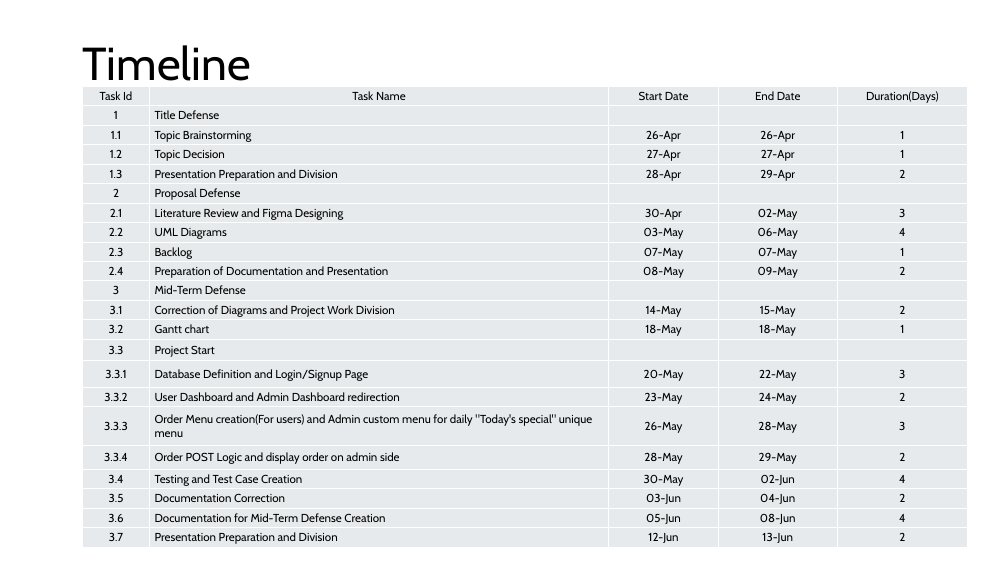
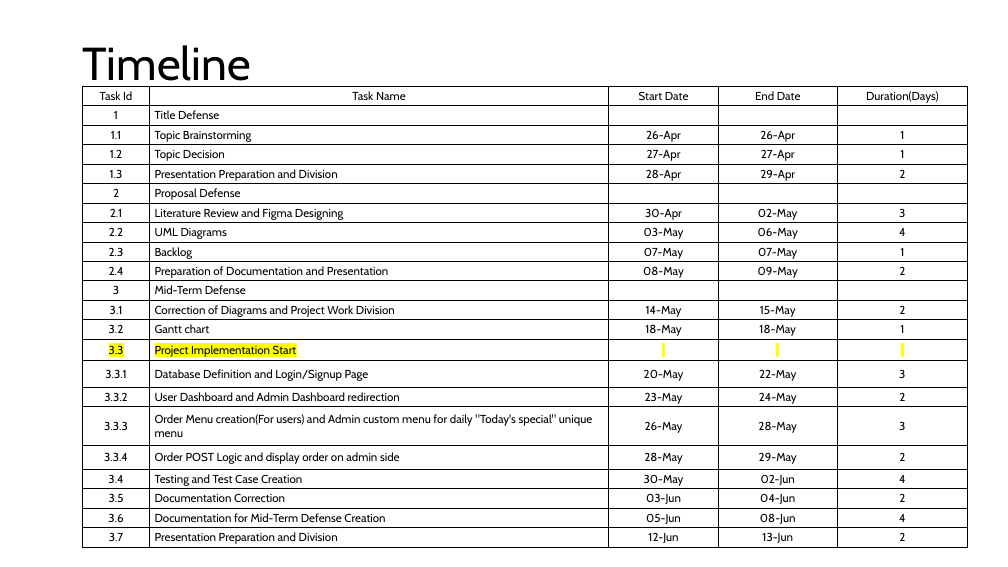
Before and after one commit to Lumineskz/project-ii-main, a slide deck: slide 11 of Slides/canteen title defense.pptx. Drawn at 1008x567 pixels with LibreOffice and Linux fonts; fonts in the diff are those of the drawing. Boxes give left, top, right and bottom in pixels: in the first picture for what was removed or moved away, otherwise in the second. Text is boxed around its words. In the diff, an @@ line names an element or a change of style, - is before the commit and + after.

```diff
--- a/Slides/canteen title defense.pptx
+++ b/Slides/canteen title defense.pptx
@@ table at <box>83,86,968,548</box> @@
-row 14, column 2: Project Start
+row 14, column 2: Project Implementation Start
@@ fill #E8EAED to #FFFFFF in 110 cells @@
@@ highlight none to #FFFF00 in "3.3" @@
@@ borders changed @@
```
Also in this commit, not shown: 1 other slide changed, 1 other file.
